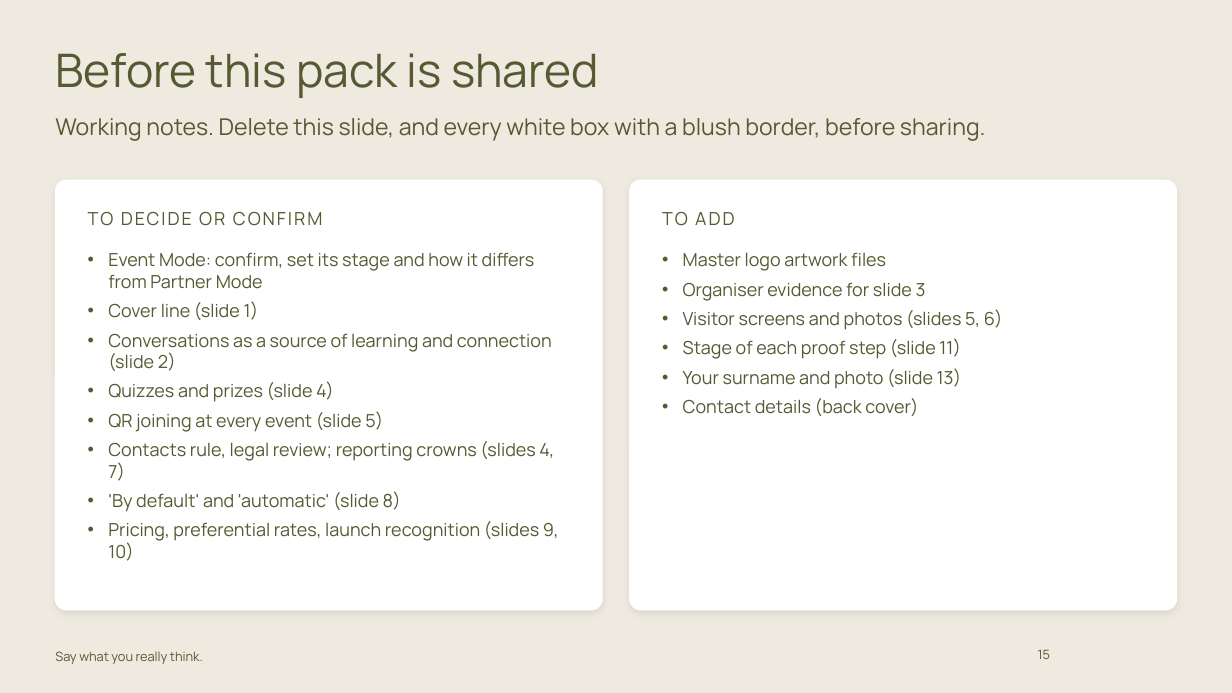
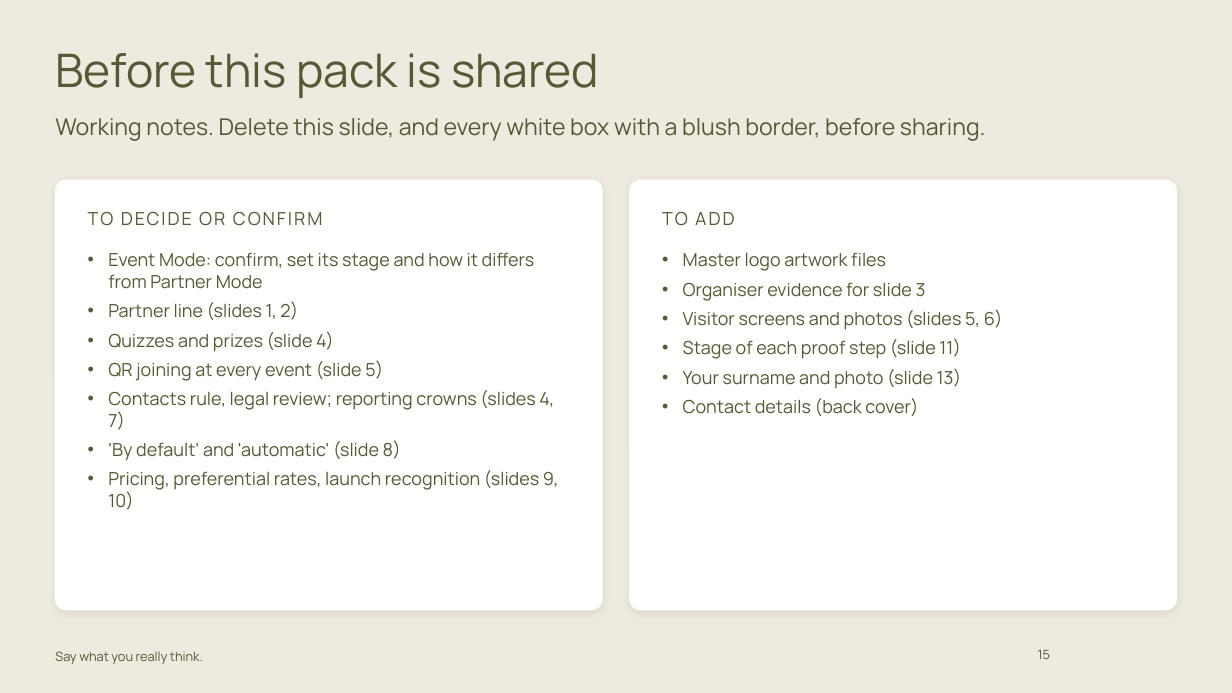
Before and after one commit to carrie147/entre-amis-brand-agent, a slide deck: slide 15 of decks/Entre Amis - Event Mode pack - DRAFT.pptx. Drawn at 1232x693 pixels with LibreOffice and Linux fonts; fonts in the diff are those of the drawing; background and template pictures are left out. Boxes give left, top, right and bottom in pixels: in the first picture for what was removed or moved away, otherwise in the second. Text is boxed around its words. In the diff, an @@ line names an element or a change of style, - is before the commit and + after.

```diff
--- a/decks/Entre Amis - Event Mode pack - DRAFT.pptx
+++ b/decks/Entre Amis - Event Mode pack - DRAFT.pptx
@@ text at [108, 301, 298, 320]: text changed @@
-• Cover line (slide 1)
-• Conversations as a source of learning and connection (slide 2)
+• Partner line (slides 1, 2)
```
Also in this commit, not shown: 3 other slides changed, 10 other files.
